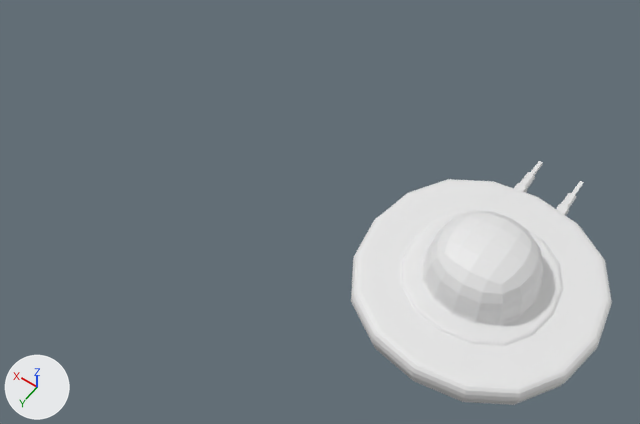
An edit to the FBX model Commander Carrot/Assets/Models/UFO Enemy Ship.fbx, drawn before and after from the same camera.
Before and after are seen from a camera (50 mm lens) standing at (-7.1, 22.6, 34.4) and looking at (8.7, 0.4, -0.5). Lighting does not change. The marker at lower left points along +X, +Y and +Z. Where no turn or scale is listed for an object, it has been applied to the vertices.
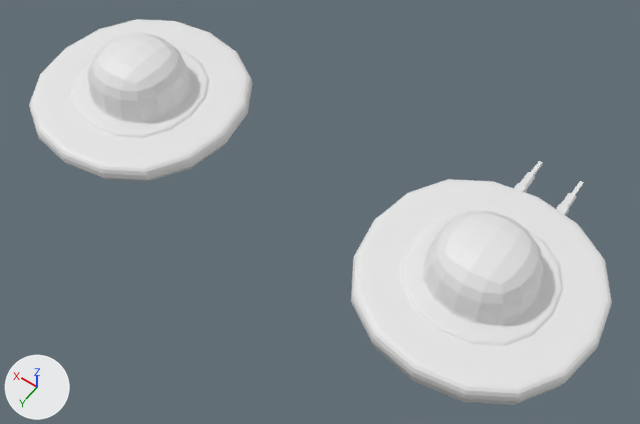
Where the newer file only moved an object's origin or applied its transform, the numbers keep the older frame.

Location of each change, (x1, y1, x2, y2) in pixels of the pictures (640 x 424 px):
'bACKUP ', added
    after: (29, 19, 253, 181)

Diff of the bpy script that builds the scene:
```diff
--- a/Commander Carrot/Assets/Models/UFO Enemy Ship.fbx.py
+++ b/Commander Carrot/Assets/Models/UFO Enemy Ship.fbx.py
@@ me_mesh @@
+me_mesh.from_pydata(...)  # 546 vertices, 544 faces; spans x -5.82..5.82, y -5.82..5.82, z -0.84..3.62
@@ ob_backup @@
+ob_backup = bpy.data.objects.new('bACKUP ', me_mesh)
+ob_backup.location = (20.76, 0.0, 0.0)
```
